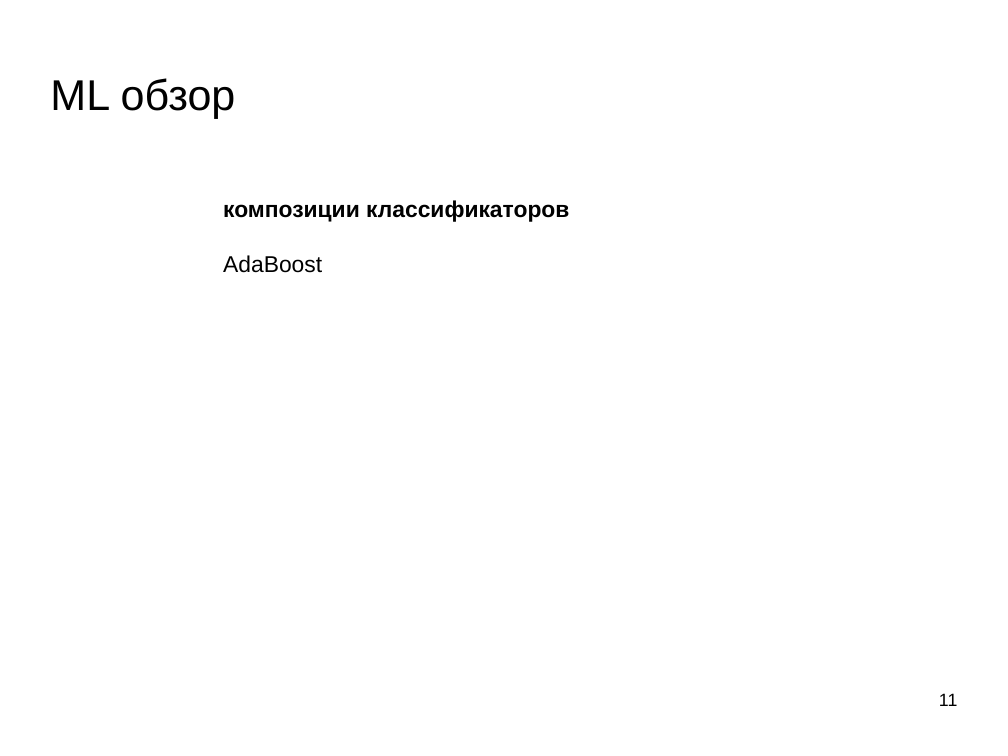
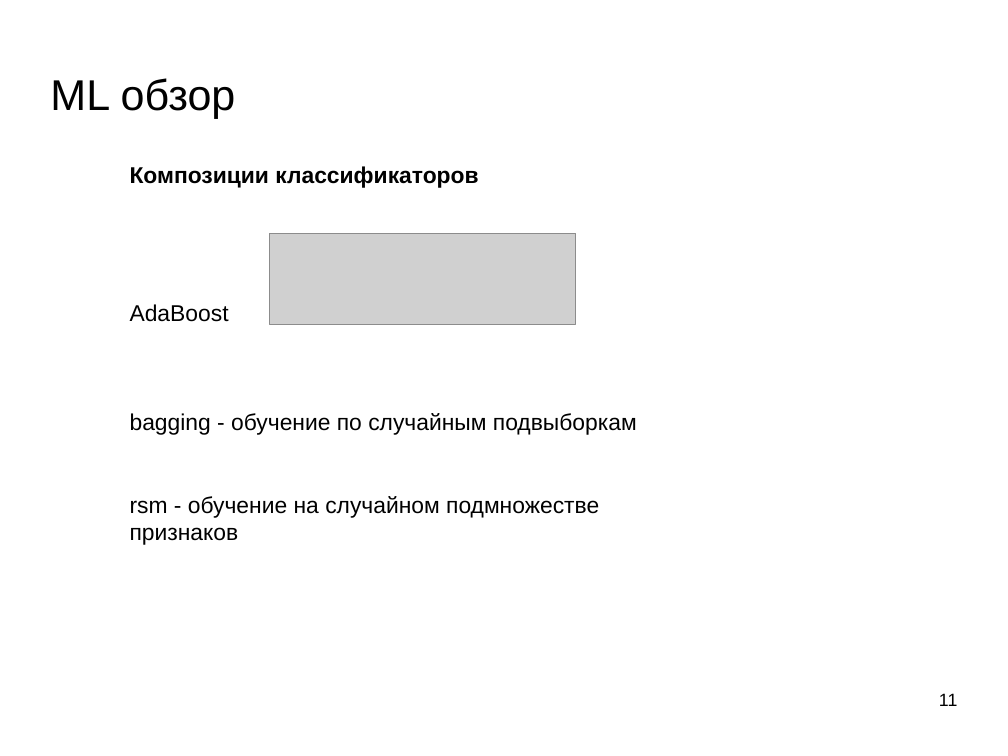
Before and after one commit to mechanoid5/ml_lectorium_legacy, a slide deck: slide 11 of 15-conclusion.odp. Drawn at 1008x756 pixels with LibreOffice and Linux fonts; fonts in the diff are those of the drawing; grey boxes stand for pictures; background and template pictures are left out. Boxes give left, top, right and bottom in pixels: in the first picture for what was removed or moved away, otherwise in the second. Text is boxed around its words. In the diff, an @@ line names an element or a change of style, - is before the commit and + after.

```diff
--- a/15-conclusion.odp
+++ b/15-conclusion.odp
@@ text at (130,166,478,188): text changed @@
-композиции классификаторов
+Композиции классификаторов
@@ text "Композиции классификаторов": place and size @@
-text "Композиции классификаторов" at (223,200,569,273)
+text "Композиции классификаторов" at (130,166,637,545)
@@ picture added at (270,233,576,324) @@
@@ text at (130,413,637,545): paragraphs added @@
+bagging - обучение по случайным подвыборкам
+rsm - обучение на случайном подмножестве признаков
```
Also in this commit, not shown: 9 other slides changed, 4 other files.
